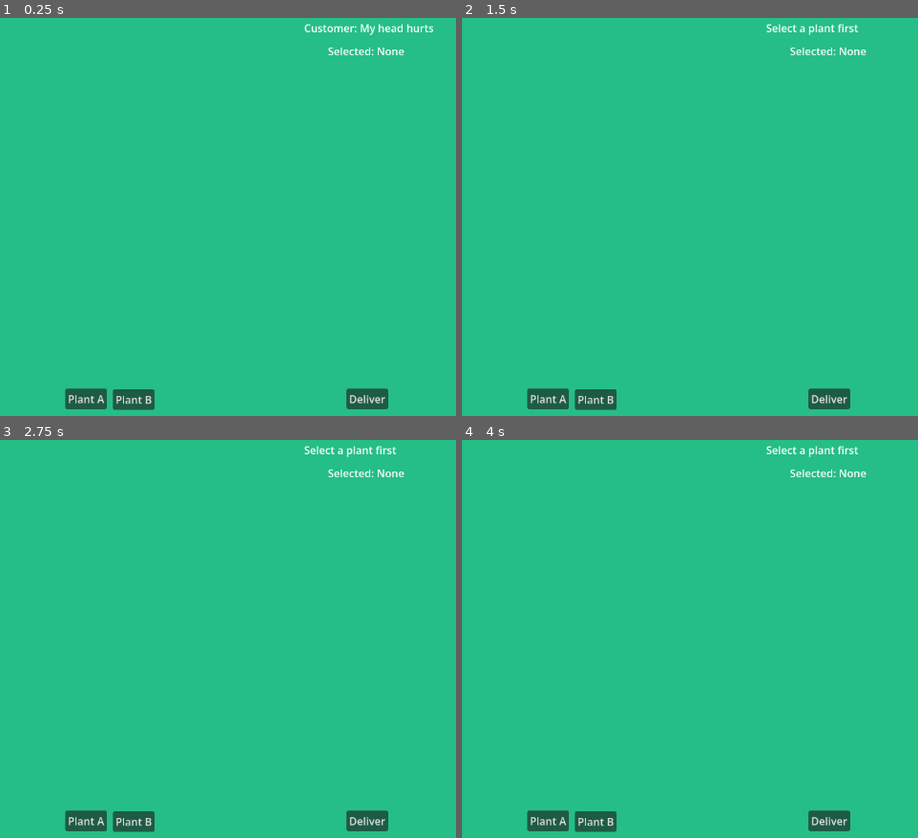
Above: before the commit, frames 1-4 (two rows, left to right).
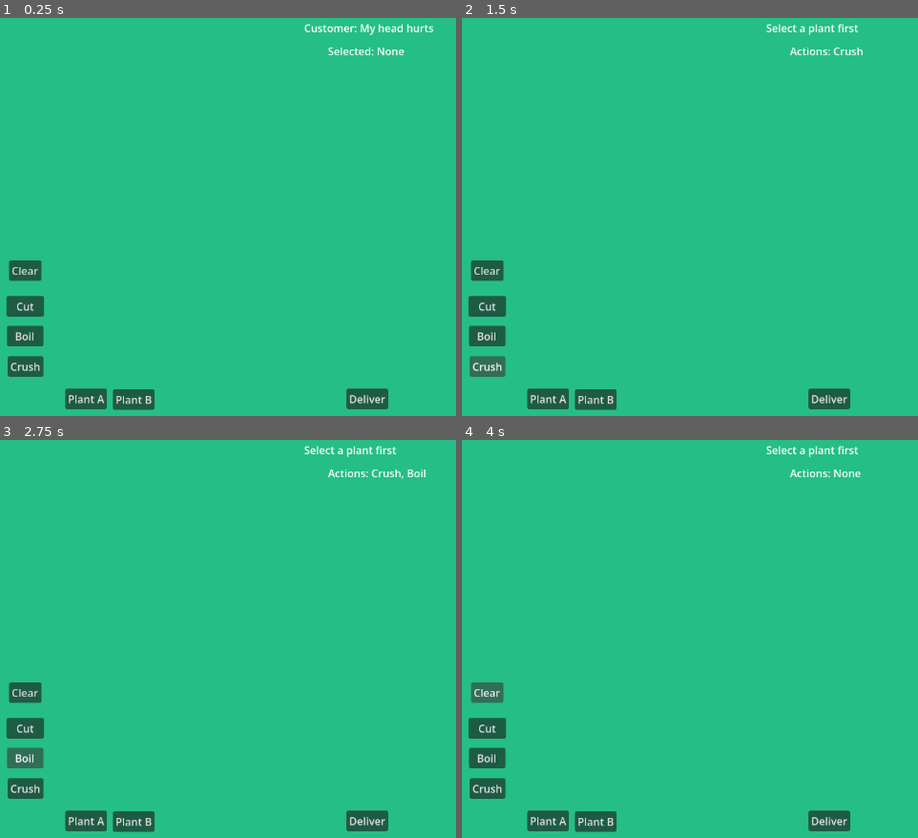
Above: after the commit, the same moments.

Repository: ErrorCodeTaken/alchemist-game
Game: Godot game, scene res://main.tscn
The game is run twice, just before and just after one commit, with the same random seed, the same clock (stepped at 60 frames per second) and the same inputs.
Inputs (mouse positions are in pixels of both pictures, inside the frame that each line leads up to):
- Up to frame 1 (0.25 s): no input
- Up to frame 2 (1.5 s): click "Deliver" at 0.5 s; click (489, 368) at 1.25 s, where only the run after the commit has a clickable "Crush"
- Up to frame 3 (2.75 s): click (27, 758) at 2 s, where only the run after the commit has a clickable "Boil"
- Up to frame 4 (4 s): click (489, 726) at 2.75 s, where only the run after the commit has a clickable "Cut"; click (489, 690) at 3.5 s, where only the run after the commit has a clickable "Clear"

The runs differ from the first frame. In frame 1, 1.7% of the frame differs, in the area x 1-10%, y 60-91%; in frame 2, 1.9%; in frame 3, 1.9%, in the area x 1-94%, y 7-91%; in frame 4, 1.9%.

Commit message:
aaagh I dont event know
Ill be more careful from here on

Diff:
--- a/main.gd
+++ b/main.gd
@@ -1,5 +1,6 @@
 extends Control
 
+var actions = []
 var is_busy = false
 var selected_plant = ""
 var current_request = ""
@@ -52,17 +53,107 @@
 	var correct = false
 
 	if current_request == "headache" and selected_plant == "A":
-		correct = true
-	elif current_request == "rash" and selected_plant == "B":
-		correct = true
+		var has_boil = "boil" in actions
+		var great = false
 
-	if correct:
-		$Label.text = "Good Choice!"
-	else:
-		$Label.text = "That didn't help..."
+		if has_boil:
+			var boil_index = actions.find("boil")
+			var crushed_before = false
+
+			for i in range(boil_index):
+				if actions[i] == "crush":
+					crushed_before = true
+
+			if crushed_before:
+				great = true
+
+		if has_boil:
+			if great:
+				$Label.text = "Great choice!"
+			else:
+				$Label.text = "It helped, but weak"
+		else:
+			$Label.text = "That didn't help..."
+
+		selected_plant = ""
+		actions.clear()
+		$SelectionLabel.text = "Actions: None"
+		await get_tree().create_timer(1.5).timeout
+		show_request()
+		is_busy = false
+		return
+
+	if current_request == "rash" and selected_plant == "B":
+		var has_cut = "cut" in actions
+		var has_crush = "crush" in actions
+		var has_boil = "boil" in actions
+
+		var result = "That didn't help..."
+
+		if has_boil:
+			# Boiling damages aloe
+			if has_cut:
+				result = "It helped, but weak"
+			else:
+				result = "That didn't help..."
+		else:
+			if has_cut and has_crush:
+				result = "Good treatment"
+			elif has_cut:
+				result = "It helped"
+			elif has_crush:
+				result = "That didn't help..."
+			else:
+				result = "That didn't help..."
+
+		$Label.text = result
+
+		selected_plant = ""
+		actions.clear()
+		$SelectionLabel.text = "Actions: None"
+
+		await get_tree().create_timer(1.5).timeout
+		show_request()
+		is_busy = false
+		return
+
 
 	selected_plant = ""
+	actions.clear()
 	$SelectionLabel.text = "Selected: None"
 	await get_tree().create_timer(1.5).timeout
 	show_request()
 	is_busy = false
+
+
+
+func _on_crush_pressed() -> void:
+	if is_busy:
+		return
+
+	actions.append("crush")
+	$SelectionLabel.text = "Actions: " + ", ".join(actions).capitalize()
+
+
+func _on_boil_pressed() -> void:
+	if is_busy:
+		return
+
+	actions.append("boil")
+	$SelectionLabel.text = "Actions: " + ", ".join(actions).capitalize()
+
+
+func _on_cut_pressed() -> void:
+	if is_busy:
+		return
+
+	actions.append("cut")
+	$SelectionLabel.text = "Actions: " + ", ".join(actions).capitalize()
+
+
+func _on_clear_actions_pressed() -> void:
+	if is_busy:
+		return
+
+	actions.clear()
+	$SelectionLabel.text = "Actions: None"
--- a/main.tscn
+++ b/main.tscn
@@ -60,6 +60,43 @@
 offset_bottom = 86.0
 text = "Selected: None"
 
+[node name="Crush" type="Button" parent="." unique_id=2026100934]
+layout_mode = 0
+offset_left = 16.0
+offset_top = 536.0
+offset_right = 70.0
+offset_bottom = 567.0
+text = "Crush"
+
+[node name="Boil" type="Button" parent="." unique_id=404392531]
+layout_mode = 0
+offset_left = 15.0
+offset_top = 490.0
+offset_right = 70.0
+offset_bottom = 521.0
+text = "Boil"
+
+[node name="Cut" type="Button" parent="." unique_id=1565684199]
+layout_mode = 0
+offset_left = 14.0
+offset_top = 445.0
+offset_right = 71.0
+offset_bottom = 476.0
+text = "Cut"
+
+[node name="ClearActions" type="Button" parent="." unique_id=1542646210]
+layout_mode = 0
+offset_left = 18.0
+offset_top = 391.0
+offset_right = 67.0
+offset_bottom = 422.0
+text = "Clear
+"
+
 [connection signal="pressed" from="PlantA" to="." method="_on_plant_a_pressed"]
 [connection signal="pressed" from="PlantB" to="." method="_on_plant_b_pressed"]
 [connection signal="pressed" from="Deliver" to="." method="_on_deliver_pressed"]
+[connection signal="pressed" from="Crush" to="." method="_on_crush_pressed"]
+[connection signal="pressed" from="Boil" to="." method="_on_boil_pressed"]
+[connection signal="pressed" from="Cut" to="." method="_on_cut_pressed"]
+[connection signal="pressed" from="ClearActions" to="." method="_on_clear_actions_pressed"]
